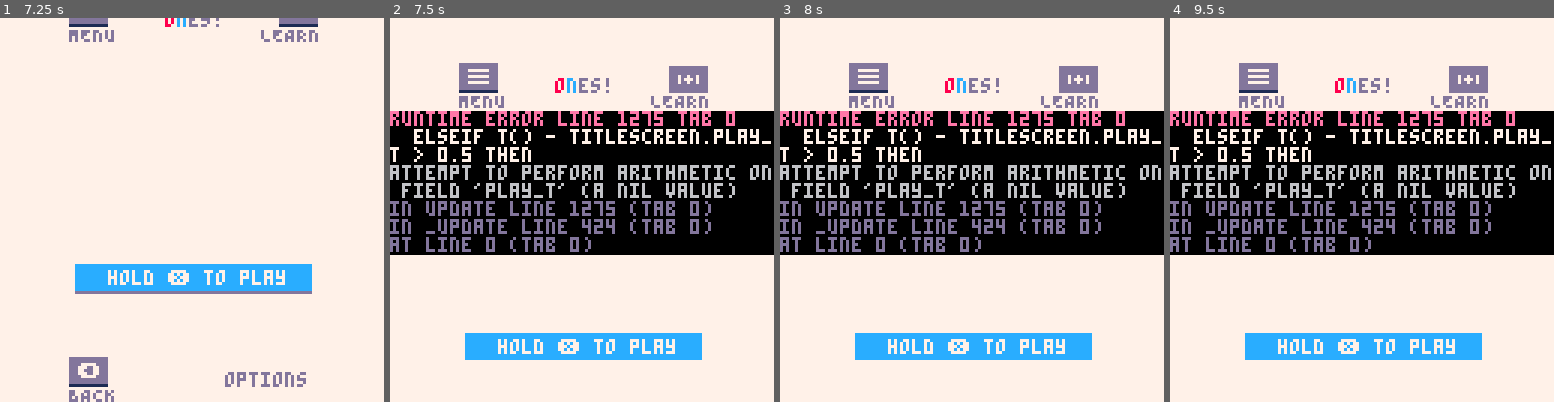
Above: before the commit, frames 1-4 (left to right).
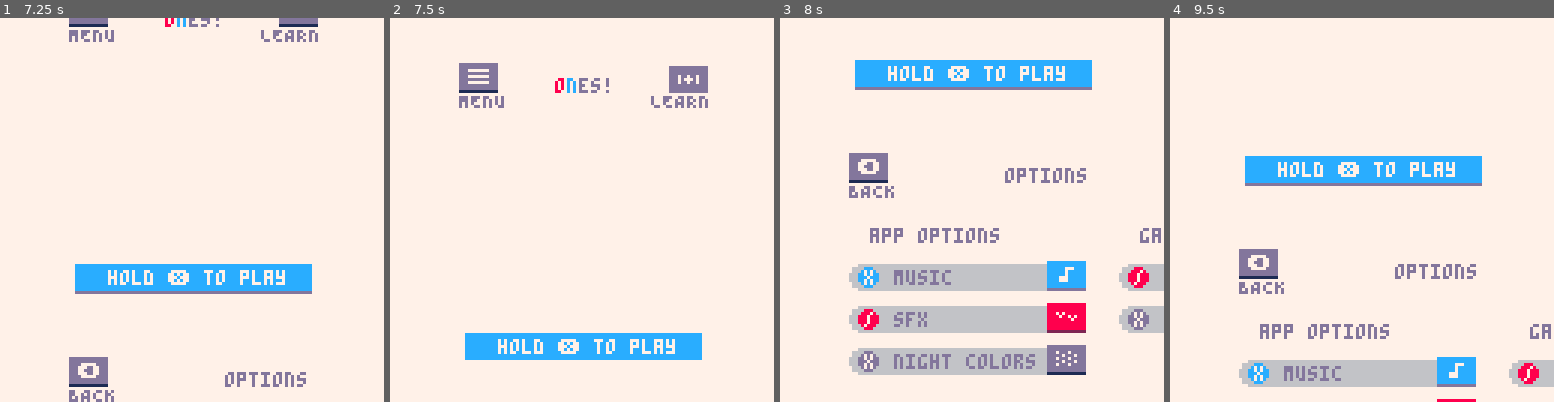
Above: after the commit, the same moments.

Repository: qualiaa/ones
Game: PICO-8 cartridge ones.p8
Two runs of this game, one before a commit and one after it. Both use one fixed random seed, a clock stepped at 60 frames per second and the inputs below.
Inputs:
- Up to frame 1 (7.25 s): tap X (X key) at 0.33, 1.07, 1.85, 2.97, 4.08, 5.2, 6.32 s; tap O (Z key) at 0.7, 1.7, 2.1, 2.5, 2.9, 3.3, 3.7, 4.1, 4.5, 4.9, 5.3, 5.7, 6.1, 6.5, 6.9 s; hold Right 1.6-2.1 s; hold Up 2.15-2.42 s; hold Right 2.47-3.03 s; hold Left 3.08-3.58 s; hold Down 3.63-3.97 s; hold Right 4.02-4.68 s; hold Up 4.73-5.03 s; hold Left 5.08-5.68 s; hold Down 5.73-6.03 s; hold Right 6.08-6.58 s; hold Right 6.63-7.13 s; hold Up from 7.18 s (still down)
- Up to frame 2 (7.5 s): tap O (Z key) at 7.3 s; tap X (X key) at 7.43 s; release Up at 7.45 s
- Up to frame 3 (8 s): hold Right from 7.5 s (still down); tap O (Z key) at 7.7 s
- Up to frame 4 (9.5 s): release Right at 8.07 s; tap O (Z key) every 0.4 s from 8.1 to 9.3 s; hold Left 8.12-8.62 s; tap X (X key) at 8.55 s; hold Down 8.67-9 s; hold Right from 9.05 s (still down)

Frame 1 is identical in both runs. In frame 2, 36% of the frame differs, in the area x 0-100%, y 24-62%; in frame 3, 57%, in the area x 0-100%, y 10-93%; in frame 4, 48%.
Error before the commit: runtime error line 1275 tab 0; elseif t() - titlescreen.play_t > 0.5 then; attempt to perform arithmetic on field 'play_t' (a nil value)

Commit message:
Fix titlescreen button logic

Diff:
--- a/ones.p8
+++ b/ones.p8
@@ -329,8 +329,6 @@
    save_game()
   end
  end
- -- disable btnp repeating
- poke(0x5f5c, 255)
  return {
   move=nil,
   saving=saving
@@ -443,6 +441,8 @@
 end
 
 function _init()
+ -- disable btnp repeating
+ poke(0x5f5c, 255)
  store_init()
  local loaded = load_data()
  data.last_name = loaded.last_name
@@ -1245,6 +1245,8 @@
 titlescreen = {}
 
 function titlescreen.init()
+ titlescreen.play_t = nil
+
  titlescreen.has_game = max_ever_val() > 2
  if (not titlescreen.has_game) return
 
@@ -1273,17 +1275,17 @@
  -- play/tutorial
  elseif btn(5) then
   if btnp(5) then
+   -- just pressed; wait to see
    btnsfx()
    titlescreen.play_t = t()
-  elseif t() - titlescreen.play_t > 0.5 then
+  elseif titlescreen.play_t and t() - titlescreen.play_t > 0.5 then
+   -- start new game
    state = nil -- clear our game
    init_mode(play)
   end
- elseif btn_state[5] then
-  -- tutorial
+ elseif titlescreen.play_t and btn_state[5] then
+  -- start tutorial
   load("ones-extra.p8", "back to title")
- else
-  titlescreen.play_t=nil
  end
 end
 
